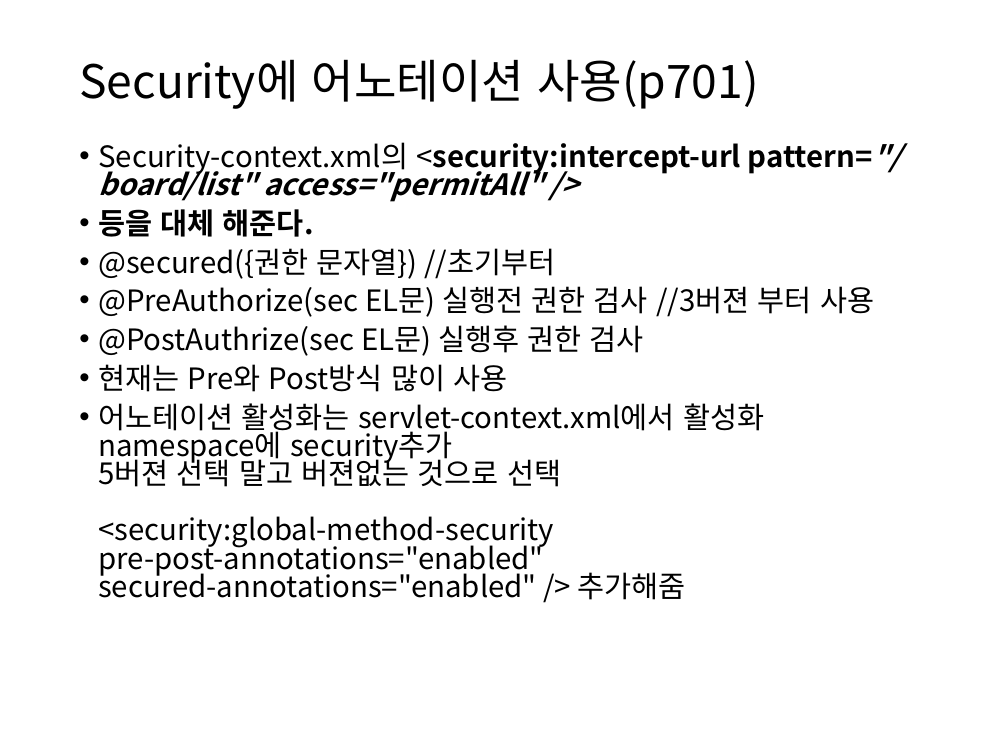
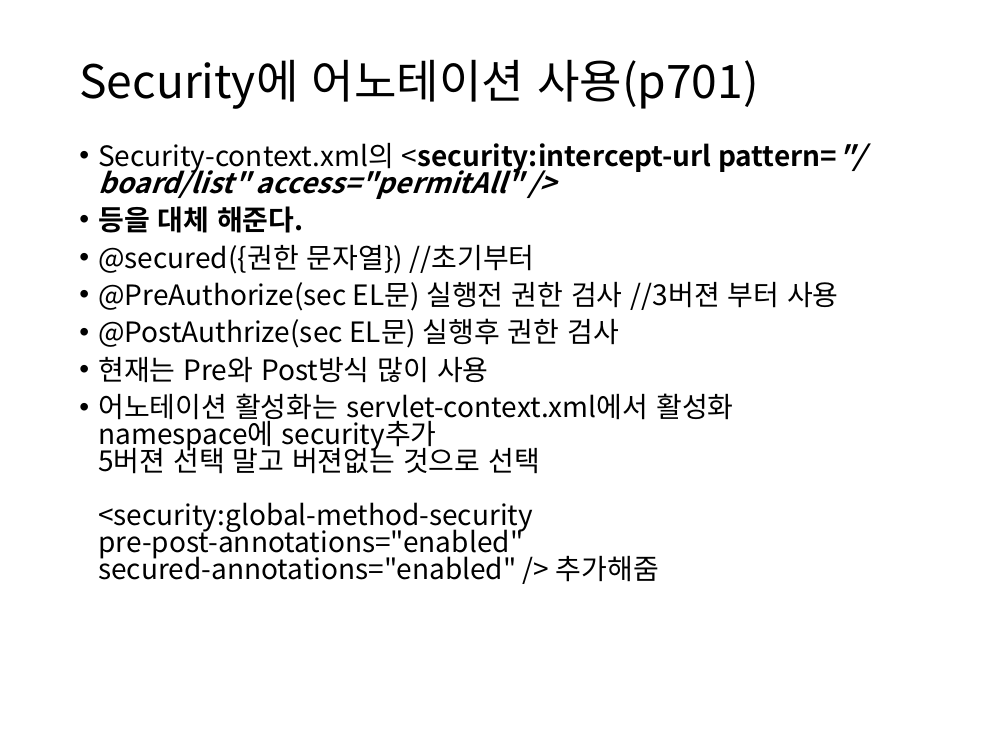
Before and after one commit to itrecipe/Web_Study_ez, a slide deck: slide 57 of spring - 학습자료/코드로 배우는 스프링 웹 프로젝트 (개정판) 학습자료/PART7.pptx. Drawn at 1008x756 pixels with LibreOffice and Linux fonts; fonts in the diff are those of the drawing. Boxes give left, top, right and bottom in pixels: in the first picture for what was removed or moved away, otherwise in the second. Text is boxed around its words. In the diff, an @@ line names an element or a change of style, - is before the commit and + after.

```diff
--- a/spring - 학습자료/코드로 배우는 스프링 웹 프로젝트 (개정판) 학습자료/PART7.pptx
+++ b/spring - 학습자료/코드로 배우는 스프링 웹 프로젝트 (개정판) 학습자료/PART7.pptx
@@ text "Security-context.xml의 <security:intercept-url pattern="/boar ..." at [98,142,839,582]: size 21 to 20 pt @@
```
Also in this commit, not shown: 9 other slides changed, 3 slides added, 1 other file.
